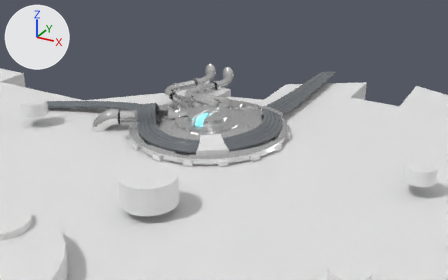
The glTF model public/models/042_sporenkijker_16.gltf as it was, and as the next commit left it.
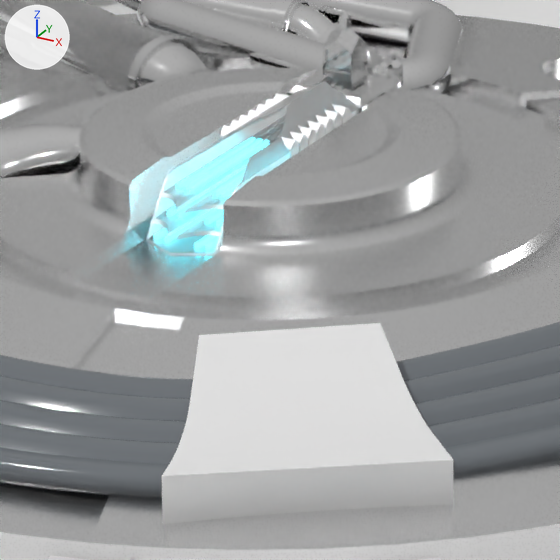
Each version appears first from a 50 mm camera at (25.6, -23.74, 15.42) aimed at (7.43, 9.29, -1.1), and next in a close-up on the part from 40% to 54% of the width and 35% to 57% of the height. Every picture has the same lights, and +X, +Y and +Z are marked at upper left.

Objects in the first close-up: 'BE.NMBS.008821006.001', 'BE.NMBS.008821006.002', 'BE.NMBS.008821006.003', 'BE.NMBS.008821006.004', 'BE.NMBS.008821006.005', 'BE.NMBS.008821006.011', 'BE.NMBS.008821006.012', 'BE.NMBS.008821006.013', 'BE.NMBS.008821006.014', 'BE.NMBS.008821006.021', 'BE.NMBS.008821006.022', 'BE.NMBS.008821006.023', 'BE.NMBS.008821006.024', 'Cube.001', 'Cube.007', 'Cube.011', 'Cube.012', 'Cylinder.005', 'Map', 'Plane', 'Plane.002'.
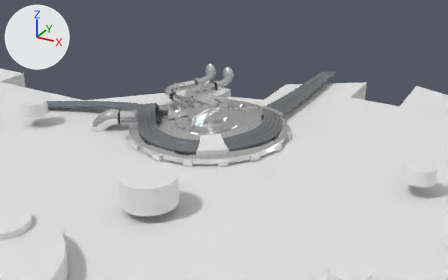
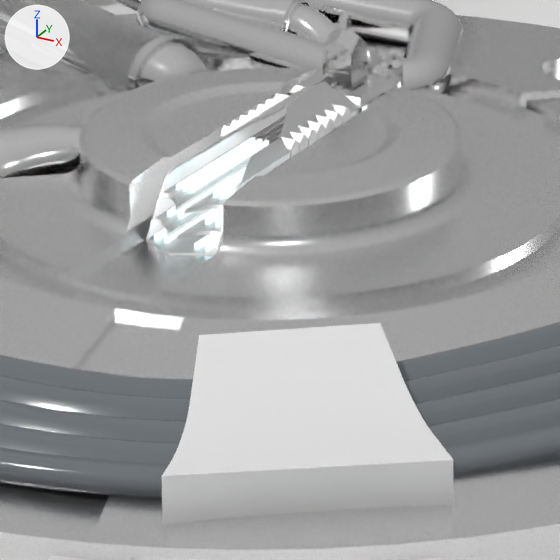
The change, as a list of edits to the scene's bpy script:
```text
Change mat_transparentstation:
    mat_transparentstation.alpha: 0.6 -> 0.8
Change mat_train:
    remove mat_train.emission_color = (0.159, 0.847, 1.0)  # cyan #6fedff
    mat_train.emission_strength: 2.0 -> 1.0
```

What differs and where, as boxes (x1, y1, x2, y2) in the close-ups (560 x 560 px):
'Cube.007', surface changed (cyan to white)
    both: (146, 86, 356, 255)
'BE.NMBS.008821006.003', surface changed, recoloured (cyan to white)
    both: (190, 140, 269, 193)
'BE.NMBS.008821006.001', surface changed, recoloured (cyan to white)
    both: (176, 137, 255, 190)
'BE.NMBS.008821006.002', surface changed, recoloured (cyan to white)
    both: (183, 138, 262, 191)
'BE.NMBS.008821006.022', surface changed, recoloured (cyan to white)
    both: (164, 209, 218, 243)
'BE.NMBS.008821006.013', surface changed, recoloured (cyan to white)
    both: (167, 167, 246, 217)
'BE.NMBS.008821006.004', surface changed, recoloured (cyan to white)
    both: (213, 173, 244, 198)
'BE.NMBS.008821006.023', surface changed, recoloured (cyan to white)
    both: (194, 235, 218, 250)
'BE.NMBS.008821006.011', surface changed, recoloured
    both: (205, 209, 223, 225)
'BE.NMBS.008821006.014', surface changed, recoloured
    both: (178, 171, 245, 219)
'BE.NMBS.008821006.024', surface changed, recoloured
    both: (205, 237, 219, 252)
'BE.NMBS.008821006.005', surface changed, recoloured
    both: (220, 180, 242, 199)
'BE.NMBS.008821006.021', surface changed, recoloured
    both: (154, 228, 167, 241)
'BE.NMBS.008821006.012', surface changed, recoloured
    both: (216, 217, 223, 227)
'BE.NMBS.008821006.006', surface changed, recoloured
    both: (227, 192, 233, 199)
